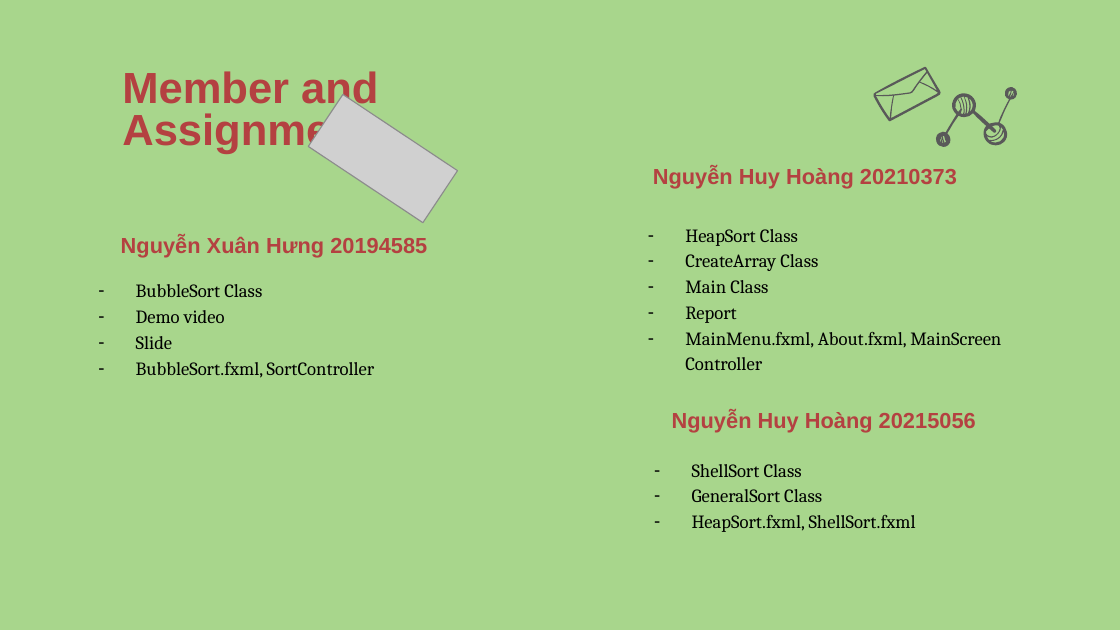
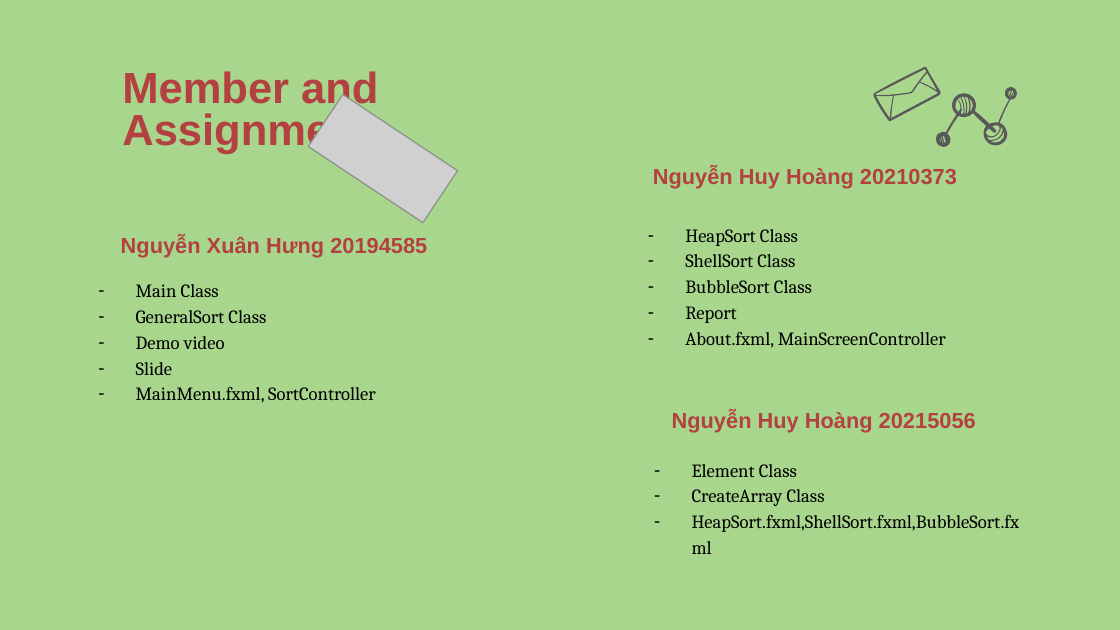
Before and after one commit to hwngngueyn/-OOLT.VN.20231-15, a slide deck: slide 3 of presentation/Presentation_OOP_team15.pptx. Drawn at 1120x630 pixels with LibreOffice and Linux fonts; fonts in the diff are those of the drawing; grey boxes stand for pictures; background and template pictures are left out. Boxes give left, top, right and bottom in pixels: in the first picture for what was removed or moved away, otherwise in the second. Text is boxed around its words. In the diff, an @@ line names an element or a change of style, - is before the commit and + after.

```diff
--- a/presentation/Presentation_OOP_team15.pptx
+++ b/presentation/Presentation_OOP_team15.pptx
@@ subtitle at (685, 254, 812, 293): text changed @@
-– CreateArray Class
-– Main Class
+– ShellSort Class
+– BubbleSort Class
@@ subtitle at (136, 284, 266, 323): text changed @@
-– BubbleSort Class
+– Main Class
+– GeneralSort Class
@@ subtitle at (685, 332, 946, 348): text changed @@
-– MainMenu.fxml, About.fxml, MainScreen Controller
+– About.fxml, MainScreenController
@@ subtitle at (136, 387, 376, 402): text changed @@
-– BubbleSort.fxml, SortController
+– MainMenu.fxml, SortController
@@ subtitle at (692, 464, 1020, 532): text changed @@
-– ShellSort Class
-– GeneralSort Class
-– HeapSort.fxml, ShellSort.fxml
+– Element Class
+– CreateArray Class
+– HeapSort.fxml,ShellSort.fxml,BubbleSort.fxml
```
Also in this commit, not shown: 3 other slides changed.
